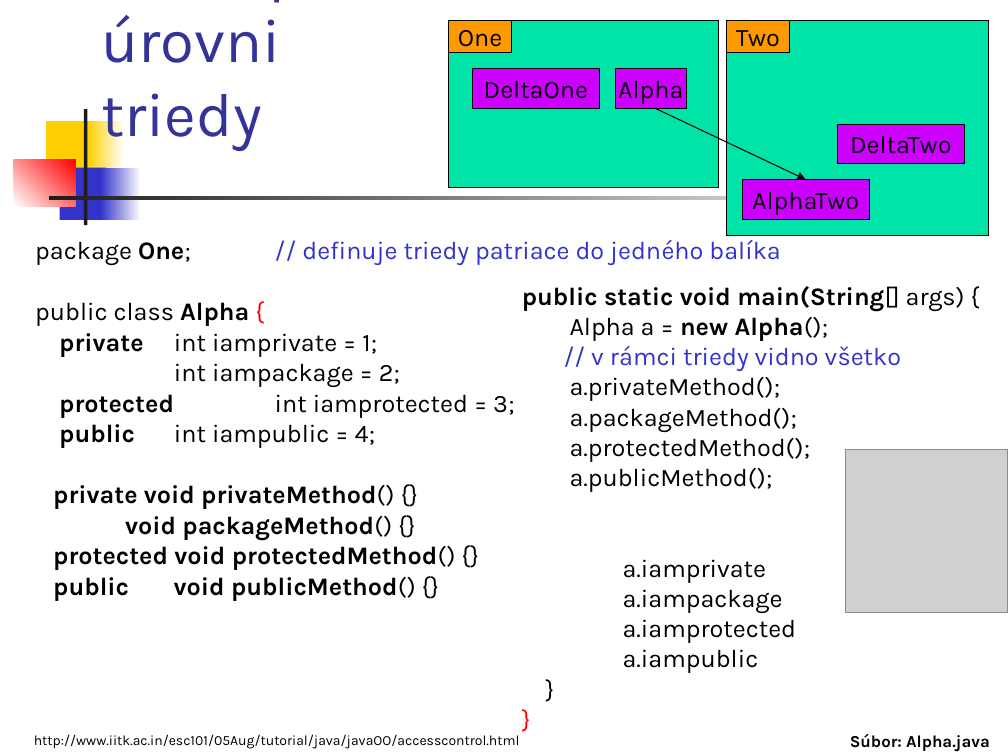
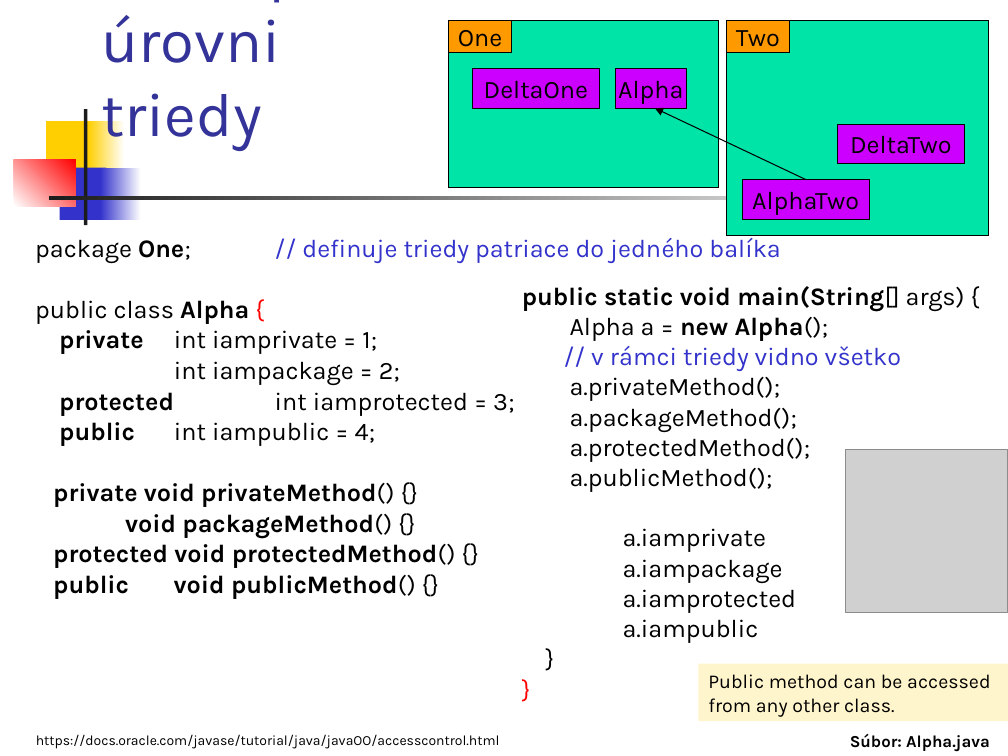
Before and after one commit to Programovanie4/Prednasky, a slide deck: slide 39 of 04/04_java.ppt (slide 38 before the commit). Drawn at 1008x756 pixels with LibreOffice and Linux fonts; fonts in the diff are those of the drawing; grey boxes stand for pictures. Boxes give left, top, right and bottom in pixels: in the first picture for what was removed or moved away, otherwise in the second. Text is boxed around its words. In the diff, an @@ line names an element or a change of style, - is before the commit and + after.

```diff
--- a/04/04_java.ppt
+++ b/04/04_java.ppt
@@ arrow moved from (655, 108) - (805, 179) to (805, 179) - (655, 108) @@
@@ text "package One; // definuje triedy ..." rewrapped from [35, 240, 780, 601] to [35, 234, 780, 599] @@
@@ text "public static void main(String[] args) ..." rewrapped from [522, 286, 965, 673] to [522, 286, 965, 643] @@
@@ rectangle added at [699, 664, 1008, 722], fill #FFF5CC, 14 pt, text #000000 @@
+Public method can be accessed from any other class.
@@ text at [36, 734, 500, 749]: text changed @@
-http://www.iitk.ac.in/esc101/05Aug/tutorial/java/javaOO/accesscontrol.html
+https://docs.oracle.com/javase/tutorial/java/javaOO/accesscontrol.html
```
Also in this commit, not shown: 4 other slides changed, 1 slide added, 9 other files.
